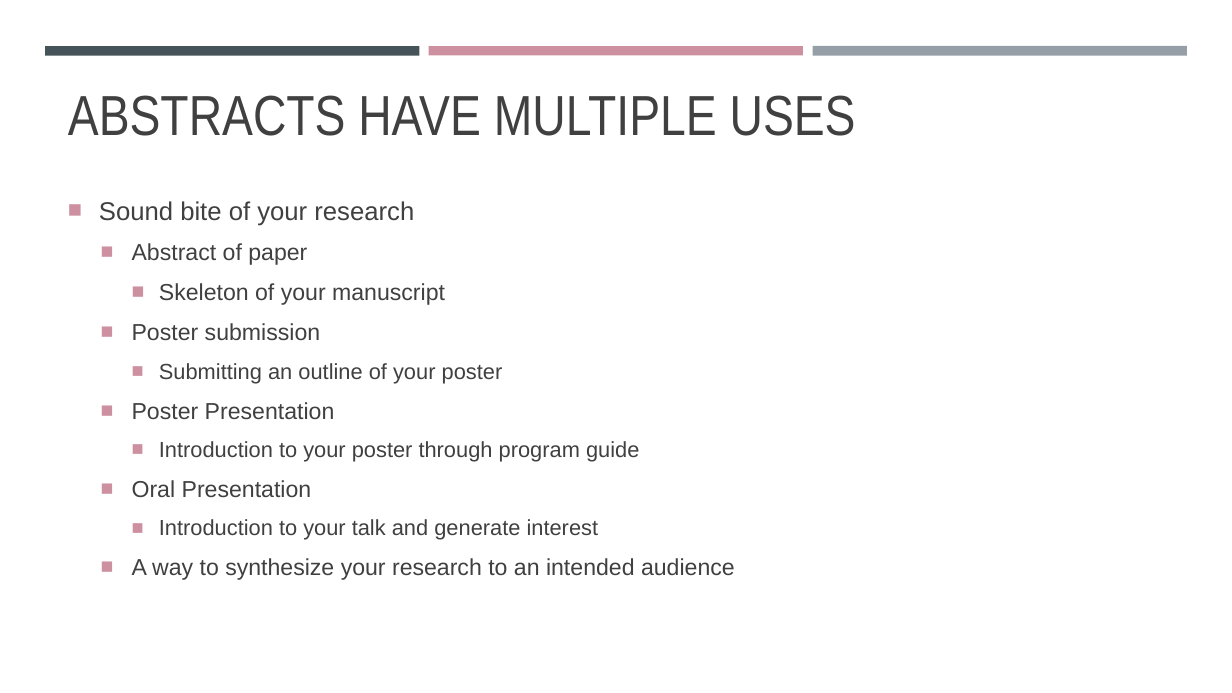
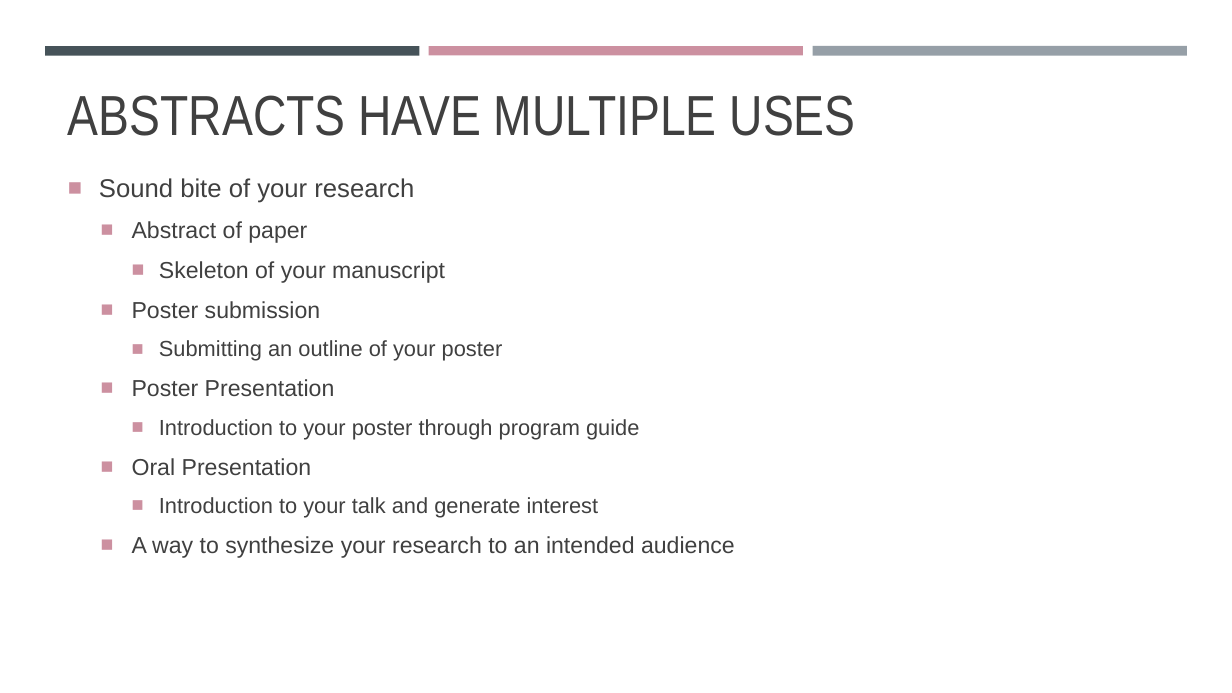
Before and after one commit to madmolecularman/MARC-Summer-2020, a slide deck: slide 2 of resources/abstracts/how_to_write_an_abstract.pptx. Drawn at 1232x693 pixels with LibreOffice and Linux fonts; fonts in the diff are those of the drawing. Boxes give left, top, right and bottom in pixels: in the first picture for what was removed or moved away, otherwise in the second. Text is boxed around its words. In the diff, an @@ line names an element or a change of style, - is before the commit and + after.

```diff
--- a/resources/abstracts/how_to_write_an_abstract.pptx
+++ b/resources/abstracts/how_to_write_an_abstract.pptx
@@ text "Sound bite of your research": place and size @@
-text "Sound bite of your research" at bbox=[99, 201, 735, 580]
+text "Sound bite of your research" at bbox=[99, 178, 735, 558]
```
Also in this commit, not shown: 5 other slides changed, 3 slides added, 2 other files.
